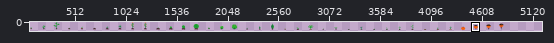
Edited in one commit: sprite sheet (Assets/Content/plant.png). The first picture is a wide view before the edit; the outline marks the close-up.
Close-up. The starting point:
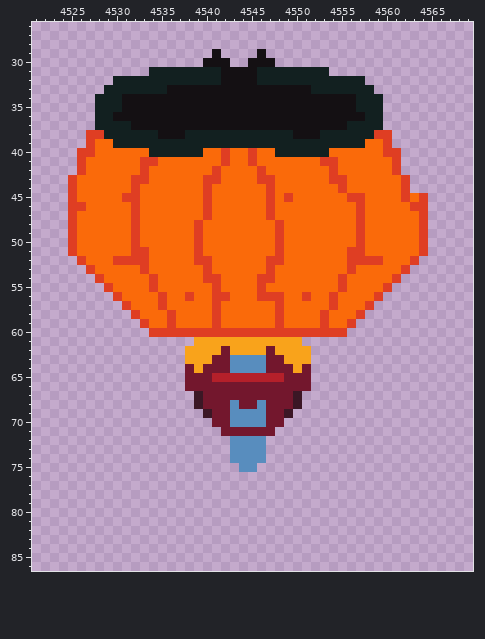
The file is 4864x128 pixels. Shown: x 4521..4569, y 26..86. The old version is drawn lined up with the new one, on the new canvas. The wide view leaves out empty margins. The commit also changed other parts of the picture, which this record leaves out.
The result:
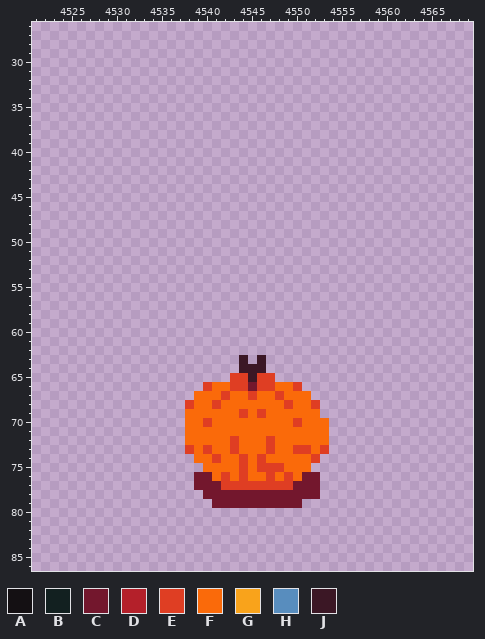
Palette (. is transparent): A #141013  B #122020  C #73172d  D #b4202a  E #df3e23  F #fa6a0a  G #f9a31b  H #588dbe  J #3b1725
The edit:
canvas 4864x128 -> 5248x128
y 29: x 4541 A -> .; x 4546 A -> .
y 30: x 4540..4542 AAA -> ...; x 4545..4547 AAA -> ...
y 31: x 4534..4553 BBBBBBBBAAAABBBBBBBB -> ....................
y 32: x 4530..4557 BBBBBBBBBBBBAAAABBBBBBBBBBBB -> ............................
y 33: x 4529..4558 BBBBBBBAAAAAAAAAAAAAAAABBBBBBB -> ..............................
y 34..35: x 4528..4559 BBBAAAAAAAAAAAAAAAAAAAAAAAAAABBB -> ................................
y 36: x 4528..4559 BBAAAAAAAAAAAAAAAAAAAAAAAAAAAABB -> ................................
y 37: x 4528..4559 BBBBAAAAAAAAAAAAAAAAAAAAAAAABBBB -> ................................
y 38: x 4527..4560 EEBBBBBBAAABBBBBBBBBBBBAAABBBBBBEE -> ..................................
y 39: x 4527..4560 EFFBBBBBBBBBBBBBBBBBBBBBBBBBBBBFFE -> ..................................
y 40: x 4526..4561 EEFFFFFFBBBBBBFFEFFEFFBBBBBBFFFFFFEE -> ....................................
y 41: x 4526..4561 EFFFFFFEEFFFFFFFEFFEFFFFFFFEEFFFFFFE -> ....................................
y 42: x 4526..4561 EFFFFFFEFFFFFFFEFFFFEFFFFFFFEFFFFFFE -> ....................................
y 43: x 4525..4562 EFFFFFFEEFFFFFFEEFFFFEEFFFFFFEEFFFFFFE -> ......................................
y 44: x 4525..4562 EFFFFFFEFFFFFFFEFFFFFFEFFFFFFFEFFFFFFE -> ......................................
y 45: x 4525..4564 EFFFFFEEFFFFFFFEFFFFFFEFEFFFFFFEEFFFFEFE -> ........................................
y 46: x 4525..4564 EEFFFFFEFFFFFFFEFFFFFFEFFFFFFFFFEFFFFFEE -> ........................................
y 47: x 4525..4564 EFFFFFFEFFFFFFFEFFFFFFEFFFFFFFFFEFFFFFFE -> ........................................
y 48..50: x 4525..4564 EFFFFFFEFFFFFFEFFFFFFFFEFFFFFFFFEFFFFFFE -> ........................................
y 51: x 4525..4564 EFFFFFFEEFFFFFEFFFFFFFFEFFFFFFFEEFFFFFFE -> ........................................
y 52: x 4526..4563 EFFFEEEEFFFFFEEFFFFFFEEFFFFFFFEEEEFFFE -> ......................................
y 53: x 4527..4562 EFFFFFEFFFFFFEFFFFFFEFFFFFFFFEFFFFFE -> ....................................
y 54: x 4528..4561 EFFFFFEFFFFFEEFFFFEEFFFFFFFEFFFFFE -> ..................................
y 55: x 4529..4560 EFFFFEFFFFFFEFFFFEFFFFFFFFEFFFFE -> ................................
y 56: x 4530..4559 EFFFFEFFEFFEEFFFEEEFFEFFEFFFFE -> ..............................
y 57: x 4531..4558 EFFFEFFFFFEFFFFFFEFFFFFEFFFE -> ............................
y 58: x 4532..4557 EFFFEFFFFEFFFFFFEFFFFEFFFE -> ..........................
y 59: x 4533..4556 EFFEFFFFEFFFFFFEFFFFEFFE -> ........................
y 60: x 4534..4555 EEEEEEEEEEEEEEEEEEEEEE -> ......................
y 61: x 4539..4550 GGGGGGGGGGGG -> ............
y 62: x 4538..4551 GGGGCGGGGCGGGG -> ..............
y 63: x 4538..4551 GGGCCHHHHCCGGG -> ......J.J.....
y 64: x 4538..4551 CGCCCHHHHCCCGC -> ......JJJ.....
y 65: x 4538..4551 CCCDDDDDDDDCCC -> .....EEJEE....
y 66: x 4538..4544 CCCCCCC -> ..EFFEE; x 4546..4551 CCCCCC -> EEFFE.
y 67: x 4539..4551 JCCCCCCCCCCJ. -> FFFEFFEFFEFFF
y 68: x 4538..4552 .JCCCHCCHCCCJ.. -> EFFEFFFFFFFEFFE
y 69: x 4538..4552 ..JCCHHHHCCJ... -> FFFFFFEFEFFFFFF
y 70: x 4538..4553 ...CCHHHHCC..... -> FFEFFFFFFFFFEFFF
y 71: x 4538..4553 ....CCCCCC...... -> FFFFFFFFFFFFFFFF
y 72: x 4538..4553 .....HHHH....... -> FFFFFEFFFEFFFFFF
y 73: x 4538..4553 .....HHHH....... -> EFEFFEFFFEFFEEFE
y 74: x 4539..4552 ....HHHH...... -> FFEFFEFEFFFFFE
y 75: x 4540..4551 ....HH...... -> FFFFEFEEEFFF
y 76: x 4539..4552 .............. -> CCFEFEFFEFEFCC
y 77: x 4539..4552 .............. -> CCCEEEEEEEECCC
y 78: x 4540..4552 ............. -> CCCCCCCCCCCCC
y 79: x 4541..4550 .......... -> CCCCCCCCCC
Where, in picture pixels (left, top, right, bottom), the same in both close-ups:
changed: (68, 49, 428, 508)
